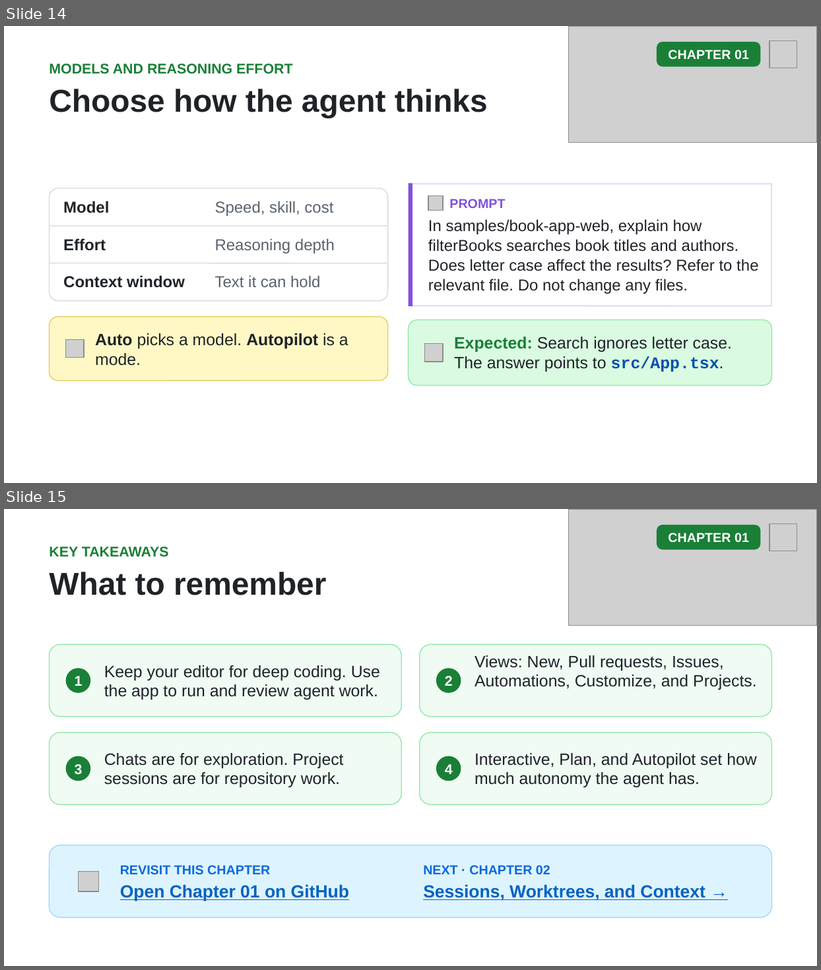
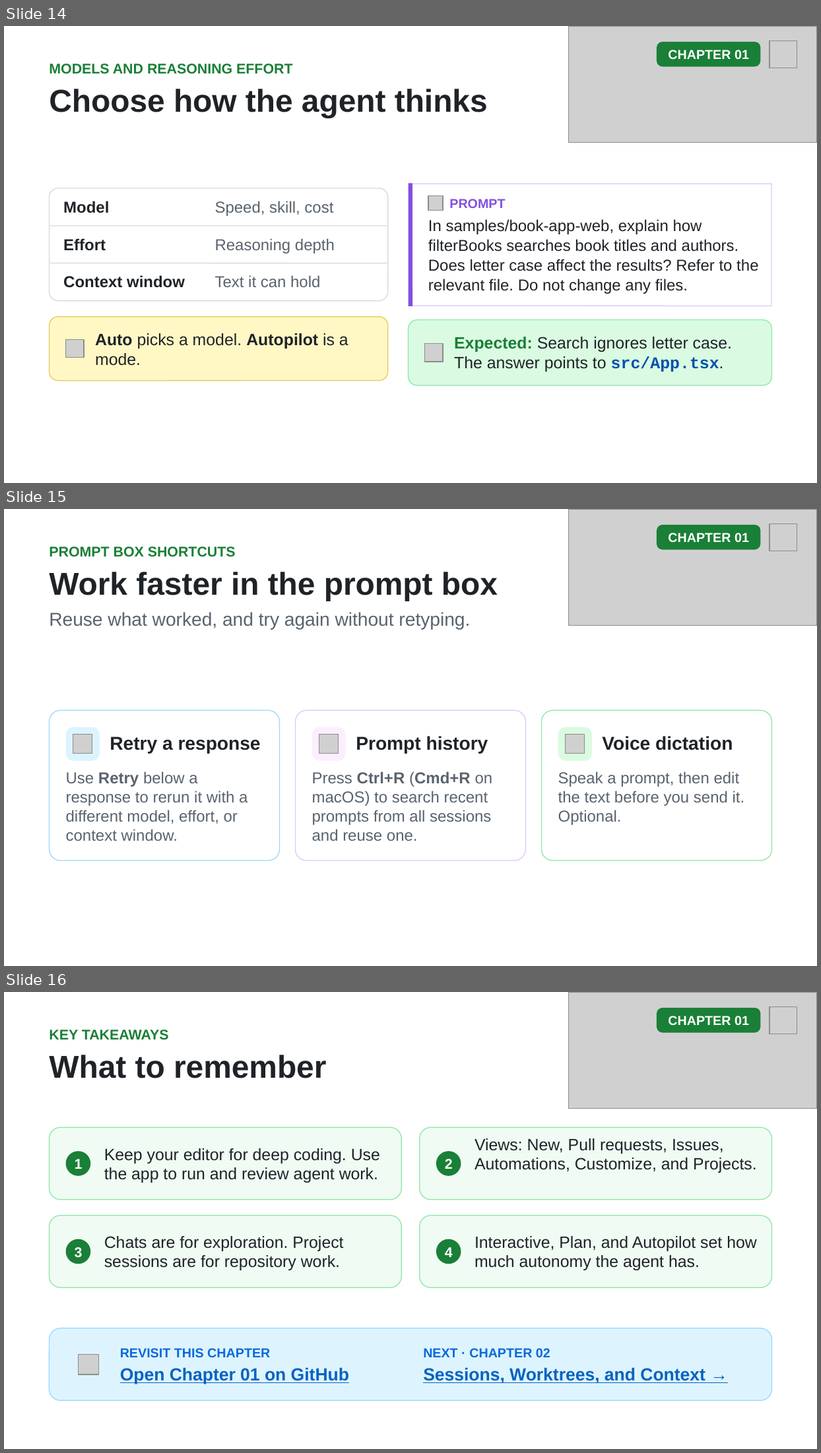
Before and after one commit to github/copilot-app-for-beginners, a slide deck: slides/01-tour-the-app.pptx. Shown one above the other, each under a label of ours: slides 14 and 15 before the commit, slides 14, 15 and 16 after it. The pictures are 821x970 and 821x1453 pixels, drawn with LibreOffice and Linux fonts; fonts in the diff are those of the drawing; grey boxes stand for pictures. Boxes give left, top, right and bottom in pixels: in the first picture for what was removed or moved away, otherwise in the second. Text is boxed around its words. In the diff, an @@ line names an element or a change of style, - is before the commit and + after.

```diff
--- a/slides/01-tour-the-app.pptx
+++ b/slides/01-tour-the-app.pptx
@@ slide 15 added at [4,509,817,966], background #FFFFFF @@
@@ picture added at [568,509,817,625] @@
@@ rounded rectangle added at [657,524,761,550], fill #1A7F37 @@
@@ picture added at [770,524,797,551] @@
@@ text added at [49,547,236,557], 12.5 pt, text #1A7F37, bold @@
+PROMPT BOX SHORTCUTS
@@ text added at [668,533,749,542], 11.5 pt, text #FFFFFF, bold @@
+CHAPTER 01
@@ text added at [49,572,498,601], 28 pt, text #1F2328, bold @@
+Work faster in the prompt box
@@ text added at [49,612,470,630], 16.5 pt, text #59636E @@
+Reuse what worked, and try again without retyping.
@@ rounded rectangle added at [50,711,280,861], fill #FFFFFF, outline #9CD7FF 0.75 pt @@
@@ rounded rectangle added at [295,711,525,861], fill #FFFFFF, outline #E0C5FF 0.75 pt @@
@@ rounded rectangle added at [541,711,772,861], fill #FFFFFF, outline #8CE7A5 0.75 pt @@
@@ rounded rectangle added at [66,727,100,761], fill #DDF4FF @@
@@ picture added at [73,734,92,754] @@
@@ text added at [110,737,261,754], 16.5 pt, text #1F2328, bold @@
+Retry a response
@@ rounded rectangle added at [312,727,347,761], fill #FBEFFF @@
@@ picture added at [319,734,339,754] @@
@@ text added at [356,736,488,754], 16.5 pt, text #1F2328, bold @@
+Prompt history
@@ rounded rectangle added at [558,727,593,761], fill #DAFBE1 @@
@@ picture added at [566,734,585,754] @@
@@ text added at [602,736,733,751], 16.5 pt, text #1F2328, bold @@
+Voice dictation
@@ text added at [66,772,248,841], 14 pt, text #59636E @@
+Use Retry below a response to rerun it with a different model, effort, or context window.
@@ text added at [312,772,493,841], 14 pt, text #59636E @@
+Press Ctrl+R (Cmd+R on macOS) to search recent prompts from all sessions and reuse one.
@@ text added at [558,772,745,825], 14 pt, text #59636E @@
+Speak a prompt, then edit the text before you send it. Optional.
@@ what was slide 15 is now slide 16 @@
```
Also in this commit, not shown: 1 slide changed, 2 other files.
